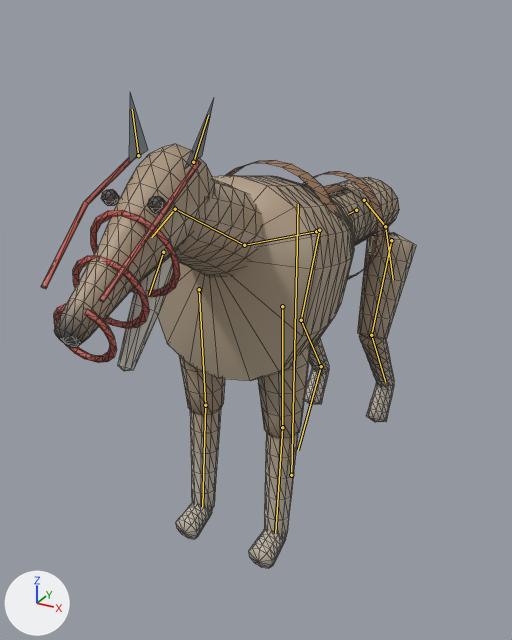
Renders of the glTF model assets/creatures/raid_hound/raid_hound.glb from each side of a commit.
Camera for both pictures: a 50 mm camera at (0.76, -2.16, 1.31) aimed at (-0.18, -0.45, 0.45). Every picture has the same lights, and +X, +Y and +Z are marked at lower left. The older version comes first. Both versions are drawn at frame 13 of the action 'attack'; the numbers are the values there. The bones that change, and the others that lie on the model, are drawn over the model as lines. Mesh edges are drawn as thin lines.

In view in the first picture: 'raid_hound'.
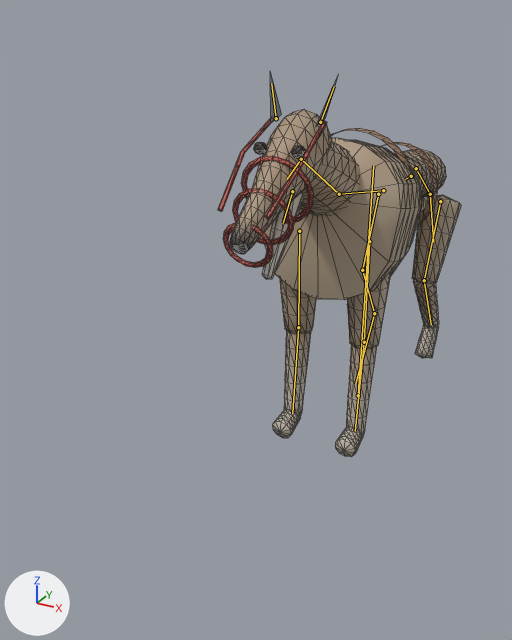
The edits, one by one:
Bone 'root' (bone_root) moves from (0.0, 0.017, 0.548) to (0.0, 0.017, 0.0).

Where the change shows, as pixel boxes [x1, y1, x2, y2] in the pictures (512 x 640 px):
'raid_hound', posed (35% narrower, 19% shorter)
    before: [41, 93, 416, 568]
    after: [218, 71, 461, 457]
bone 'root', root to tip
    before: (291, 475) to (298, 204)
    after: (358, 395) to (373, 165)
